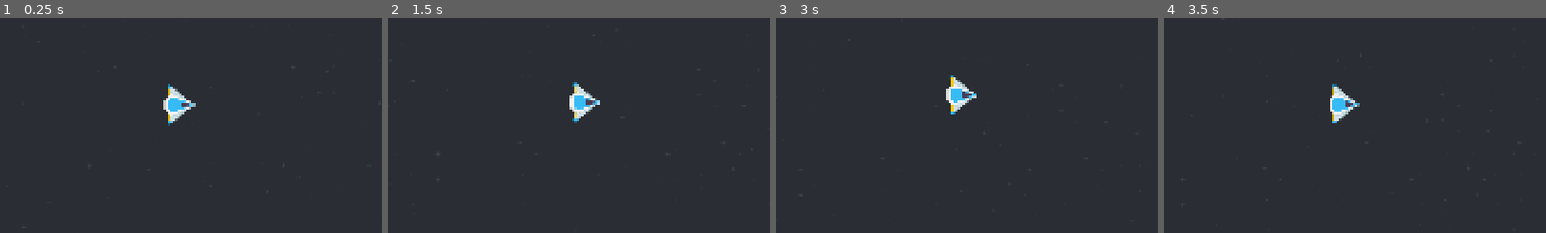
Above: before the commit, frames 1-4 (left to right).
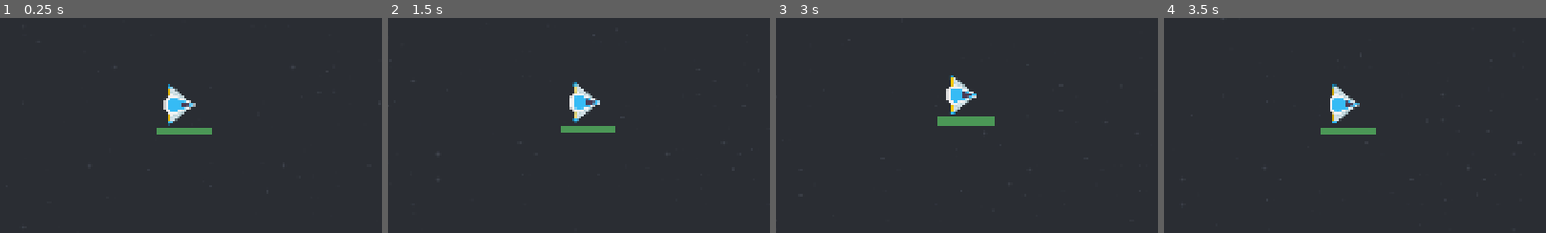
Above: after the commit, the same moments.

Repository: two-sticks-and-a-rock/space-arcade
Game: Godot game, scene res://scenes/main.tscn
Same seed, same stepped clock (60 frames per second), same inputs: the game is played once before the commit and once after it.
Inputs (mouse positions are % of the whole screen's width and height, from its top left):
- Up to frame 1 (0.25 s): no input
- Up to frame 2 (1.5 s): tap Enter at 0.5 s; move the mouse to (72, 45) at 0.52 s; press the mouse at (72, 45) at 0.53 s; tap Space at 1.25 s; move the mouse to (30, 55) at 1.27 s; release the mouse at (30, 55) at 1.28 s; click (30, 55) at 1.35 s
- Up to frame 3 (3 s): move the mouse to (60, 28) at 2.02 s; press the mouse at (60, 28) at 2.03 s; tap Enter at 2.75 s; move the mouse to (45, 70) at 2.77 s; release the mouse at (45, 70) at 2.78 s; click (45, 70) at 2.85 s
- Up to frame 4 (3.5 s): no input
The pictures show only the part of the screen within x 26-76%, y 30-80%; the shares and areas given below are measured in that part.

The runs differ from the first frame. In frame 1, 0.5% of the frame differs, in the area x 41-56%, y 51-55%; in frame 2, 0.4%; in frame 3, 0.7%, in the area x 42-58%, y 45-51%; in frame 4, 0.5%.

Commit message:
feat: Player has HP and enemies do damage (#26)
* implement base version of enemy ram

* hp bar

* display hp

* flicker collision shapes to retrigger damage while in contact with player

* let enemies collide with each other to avoid massive overlapping

* game over screen

* Order player to z-index 10 for visiblity

Diff:
--- a/project.godot
+++ b/project.godot
@@ -67,6 +67,8 @@
 
 2d_physics/layer_1="player"
 2d_physics/layer_2="enemies"
+2d_physics/layer_3="player_weapons"
+2d_physics/layer_4="enemy_weapons"
 
 [physics]
 
--- a/scenes/enemies/enemy.gd
+++ b/scenes/enemies/enemy.gd
@@ -5,6 +5,12 @@
 var speed = Vector2(randf_range(250.0, 300.0), 0.0)
 
 func _ready():
+	var ram_scene = load("res://scenes/enemies/enemy_weapons/ram.tscn") as PackedScene
+	var ram_weapon = ram_scene.instantiate() as Area2D
+	ram_weapon.set_collision_radius((($CollisionShape2D as CollisionShape2D).shape as CircleShape2D).radius + 3)
+
+	add_child(ram_weapon)
+
 	var mob_types = Array($AnimatedSprite2D.sprite_frames.get_animation_names())
 	$AnimatedSprite2D.animation = mob_types[0]
 	$AnimatedSprite2D.play()
--- a/scenes/enemies/enemy.tscn
+++ b/scenes/enemies/enemy.tscn
@@ -2,9 +2,6 @@
 
 [ext_resource type="Texture2D" uid="uid://0u2jg8rk6hcl" path="res://art/sprites/enemy/ufoRed.png" id="1_7p1mj"]
 [ext_resource type="Script" uid="uid://btilt47p7ljqj" path="res://scenes/enemies/enemy.gd" id="1_md0e3"]
-
-[sub_resource type="CircleShape2D" id="CircleShape2D_md0e3"]
-radius = 45.0
 
 [sub_resource type="SpriteFrames" id="SpriteFrames_kcn5b"]
 animations = [{
@@ -17,16 +14,20 @@
 "speed": 5.0
 }]
 
+[sub_resource type="CircleShape2D" id="CircleShape2D_md0e3"]
+radius = 32.01562
+
 [node name="enemy_ufo_red" type="CharacterBody2D" unique_id=202267076]
 collision_layer = 2
+collision_mask = 3
 motion_mode = 1
 script = ExtResource("1_md0e3")
 metadata/_edit_group_ = true
 
+[node name="AnimatedSprite2D" type="AnimatedSprite2D" parent="." unique_id=249472969]
+sprite_frames = SubResource("SpriteFrames_kcn5b")
+
 [node name="CollisionShape2D" type="CollisionShape2D" parent="." unique_id=488155105]
 shape = SubResource("CircleShape2D_md0e3")
 
-[node name="AnimatedSprite2D" type="AnimatedSprite2D" parent="." unique_id=249472969]
-sprite_frames = SubResource("SpriteFrames_kcn5b")
-
 [node name="VisibleOnScreenNotifier2D" type="VisibleOnScreenNotifier2D" parent="." unique_id=1359017325]
--- /dev/null
+++ b/scenes/enemies/enemy_weapons/ram.gd
@@ -0,0 +1,19 @@
+extends Area2D
+
+@onready var stun_timer : Timer = $StunTimer as Timer
+var dmg = 15
+
+func _ready():
+    stun_timer.wait_time = 1
+
+func set_collision_radius(new_rad: float):
+    (($CollisionShape2D as CollisionShape2D).shape as CircleShape2D).radius = new_rad + 4
+
+func _on_stun_timer_timeout():
+    $CollisionShape2D.set_deferred("disabled", false)
+
+func _on_ram_entered(body: Node2D):
+    if (body.name == "player" && "take_damage" in body):
+        $CollisionShape2D.set_deferred("disabled", true)
+        stun_timer.start()
+        body.take_damage(dmg)
--- /dev/null
+++ b/scenes/enemies/enemy_weapons/ram.tscn
@@ -0,0 +1,18 @@
+[gd_scene format=3 uid="uid://b0n2p23e66g8k"]
+
+[ext_resource type="Script" uid="uid://c2unftbpykcd7" path="res://scenes/enemies/enemy_weapons/ram.gd" id="1_upkme"]
+
+[sub_resource type="CircleShape2D" id="CircleShape2D_avsdm"]
+
+[node name="Ram" type="Area2D" unique_id=636013997]
+collision_layer = 8
+script = ExtResource("1_upkme")
+
+[node name="CollisionShape2D" type="CollisionShape2D" parent="." unique_id=649169745]
+shape = SubResource("CircleShape2D_avsdm")
+debug_color = Color(0.72556067, 0.4747556, 0.13746917, 0.41960785)
+
+[node name="StunTimer" type="Timer" parent="." unique_id=1878343667]
+
+[connection signal="body_entered" from="." to="." method="_on_ram_entered"]
+[connection signal="timeout" from="StunTimer" to="." method="_on_stun_timer_timeout"]
--- /dev/null
+++ b/scenes/game_over.gd
@@ -0,0 +1,13 @@
+extends CanvasLayer
+
+@onready var main = get_parent()
+
+func _ready():
+	visible = false
+
+func _on_restart_button_pressed():
+	main.free_enemies()
+
+func _on_player_game_over():
+	get_tree().paused = true
+	visible = true
--- /dev/null
+++ b/scenes/game_over.tscn
@@ -0,0 +1,37 @@
+[gd_scene format=3 uid="uid://b4o0n34uwel0d"]
+
+[ext_resource type="Script" uid="uid://dljd3x1xw8ddi" path="res://scenes/game_over.gd" id="1_xeevv"]
+[ext_resource type="PackedScene" uid="uid://drh6cl70rtt78" path="res://scenes/restart_button.tscn" id="2_wqhvx"]
+
+[sub_resource type="StyleBoxFlat" id="StyleBoxFlat_tefeu"]
+bg_color = Color(0.25565916, 0.2556586, 0.25565886, 0.6901961)
+
+[node name="GameOver" type="CanvasLayer" unique_id=922977592]
+script = ExtResource("1_xeevv")
+
+[node name="Panel" type="Panel" parent="." unique_id=1787029597]
+anchors_preset = 15
+anchor_right = 1.0
+anchor_bottom = 1.0
+grow_horizontal = 2
+grow_vertical = 2
+theme_override_styles/panel = SubResource("StyleBoxFlat_tefeu")
+
+[node name="GameOver" type="Label" parent="." unique_id=682681196]
+anchors_preset = 8
+anchor_left = 0.5
+anchor_top = 0.5
+anchor_right = 0.5
+anchor_bottom = 0.5
+offset_left = -406.5
+offset_top = -140.0
+offset_right = 406.5
+offset_bottom = 65.0
+grow_horizontal = 2
+grow_vertical = 2
+theme_override_font_sizes/font_size = 150
+text = "Game Over"
+
+[node name="restart" parent="." unique_id=1164336806 instance=ExtResource("2_wqhvx")]
+
+[connection signal="restart_game" from="restart" to="." method="_on_restart_button_pressed"]
--- a/scenes/main.tscn
+++ b/scenes/main.tscn
@@ -5,6 +5,7 @@
 [ext_resource type="PackedScene" uid="uid://b1c8lbi40g0up" path="res://scenes/enemies/enemy.tscn" id="2_tbgi4"]
 [ext_resource type="PackedScene" uid="uid://cekmijf83xupg" path="res://scenes/player/player.tscn" id="3_jyhfs"]
 [ext_resource type="PackedScene" uid="uid://d2n8xy8ehp0ps" path="res://scenes/menu.tscn" id="5_tbgi4"]
+[ext_resource type="PackedScene" uid="uid://b4o0n34uwel0d" path="res://scenes/game_over.tscn" id="6_tefeu"]
 
 [sub_resource type="Curve2D" id="Curve2D_0wfyh"]
 _data = {
@@ -39,4 +40,7 @@
 [node name="Menu" parent="." unique_id=1623096271 instance=ExtResource("5_tbgi4")]
 visible = false
 
+[node name="GameOver" parent="." unique_id=1787029597 instance=ExtResource("6_tefeu")]
+
+[connection signal="game_over" from="player" to="GameOver" method="_on_player_game_over"]
 [connection signal="timeout" from="EnemyTimer" to="." method="_on_enemy_timer_timeout"]
--- a/scenes/menu.gd
+++ b/scenes/menu.gd
@@ -1,7 +1,5 @@
 extends CanvasLayer
 
-func _ready():
-	pass # Replace with function body.
 @onready var main = get_parent()
 
 func _input(_event: InputEvent) -> void:
@@ -9,8 +7,5 @@
 		visible = !visible
 		get_tree().paused = !get_tree().paused
 
-func _on_restart_pressed():
-	Mover.reset()
+func _on_restart_button_pressed():
 	main.free_enemies()
-	get_tree().paused = false
-	get_tree().reload_current_scene()
--- a/scenes/menu.tscn
+++ b/scenes/menu.tscn
@@ -1,6 +1,7 @@
 [gd_scene format=3 uid="uid://d2n8xy8ehp0ps"]
 
 [ext_resource type="Script" uid="uid://d2tt0u6ddlowp" path="res://scenes/menu.gd" id="1_yqeox"]
+[ext_resource type="PackedScene" uid="uid://drh6cl70rtt78" path="res://scenes/restart_button.tscn" id="2_vjb58"]
 
 [node name="Menu" type="CanvasLayer" unique_id=1623096271]
 process_mode = 3
@@ -11,19 +12,6 @@
 offset_bottom = 1083.0
 color = Color(0, 0, 0, 0.36862746)
 
-[node name="restart" type="Button" parent="." unique_id=894199735]
-anchors_preset = 8
-anchor_left = 0.5
-anchor_top = 0.5
-anchor_right = 0.5
-anchor_bottom = 0.5
-offset_left = -160.0
-offset_top = 82.0
-offset_right = 163.03638
-offset_bottom = 245.0
-grow_horizontal = 2
-grow_vertical = 2
-theme_override_font_sizes/font_size = 60
-text = "Restart"
+[node name="restart" parent="." unique_id=1164336806 instance=ExtResource("2_vjb58")]
 
-[connection signal="pressed" from="restart" to="." method="_on_restart_pressed"]
+[connection signal="restart_game" from="restart" to="." method="_on_restart_button_pressed"]
--- a/scenes/player/player.gd
+++ b/scenes/player/player.gd
@@ -1,4 +1,23 @@
 extends StaticBody2D
 
+signal game_over
+
+@onready var hp_bar : ProgressBar = $hp
+
+var max_hp: int = 100
+var curr_hp: int = max_hp
+
+func _ready():
+	hp_bar.max_value = max_hp
+	hp_bar.value = max_hp
+
+func take_damage(dmg: int):
+	curr_hp -= dmg
+
 func _physics_process(_delta):
+	hp_bar.value = curr_hp
+	if (curr_hp <= 0):
+		get_tree().paused = true
+		emit_signal("game_over")
+
 	constant_linear_velocity = Mover.get_movement()
--- a/scenes/player/player.tscn
+++ b/scenes/player/player.tscn
@@ -19,7 +19,13 @@
 [sub_resource type="CircleShape2D" id="CircleShape2D_gmlin"]
 radius = 36.05551
 
+[sub_resource type="StyleBoxFlat" id="StyleBoxFlat_p47bc"]
+
+[sub_resource type="StyleBoxFlat" id="StyleBoxFlat_lvxji"]
+bg_color = Color(0.29237694, 0.5903247, 0.33716953, 1)
+
 [node name="player" type="StaticBody2D" unique_id=1664336922]
+z_index = 10
 collision_mask = 2
 script = ExtResource("1_g2els")
 metadata/_edit_group_ = true
@@ -36,3 +42,21 @@
 
 [node name="slingshot" type="Line2D" parent="." unique_id=1362438699]
 script = ExtResource("3_gmlin")
+
+[node name="hp" type="ProgressBar" parent="." unique_id=1485871813]
+anchors_preset = 7
+anchor_left = 0.5
+anchor_top = 1.0
+anchor_right = 0.5
+anchor_bottom = 1.0
+offset_left = -59.0
+offset_top = 56.0
+offset_right = 80.0
+offset_bottom = 77.0
+grow_horizontal = 2
+grow_vertical = 0
+theme_override_styles/background = SubResource("StyleBoxFlat_p47bc")
+theme_override_styles/fill = SubResource("StyleBoxFlat_lvxji")
+step = 1.0
+value = 100.0
+show_percentage = false
--- /dev/null
+++ b/scenes/restart_button.gd
@@ -0,0 +1,10 @@
+extends Button
+
+signal restart_game
+
+func _on_restart_pressed():
+	emit_signal("restart_game")
+
+	Mover.reset()
+	get_tree().paused = false
+	get_tree().reload_current_scene()
--- /dev/null
+++ b/scenes/restart_button.tscn
@@ -0,0 +1,22 @@
+[gd_scene format=3 uid="uid://drh6cl70rtt78"]
+
+[ext_resource type="Script" uid="uid://dgfykx4ojswhk" path="res://scenes/restart_button.gd" id="1_wbttw"]
+
+[node name="restart" type="Button" unique_id=1164336806]
+process_mode = 3
+anchors_preset = 8
+anchor_left = 0.5
+anchor_top = 0.5
+anchor_right = 0.5
+anchor_bottom = 0.5
+offset_left = -160.0
+offset_top = 82.0
+offset_right = 163.03638
+offset_bottom = 245.0
+grow_horizontal = 2
+grow_vertical = 2
+theme_override_font_sizes/font_size = 60
+text = "Restart"
+script = ExtResource("1_wbttw")
+
+[connection signal="pressed" from="." to="." method="_on_restart_pressed"]
Not shown, added: scenes/enemies/enemy_weapons/ram.gd.uid
Not shown, added: scenes/game_over.gd.uid
Not shown, added: scenes/restart_button.gd.uid
